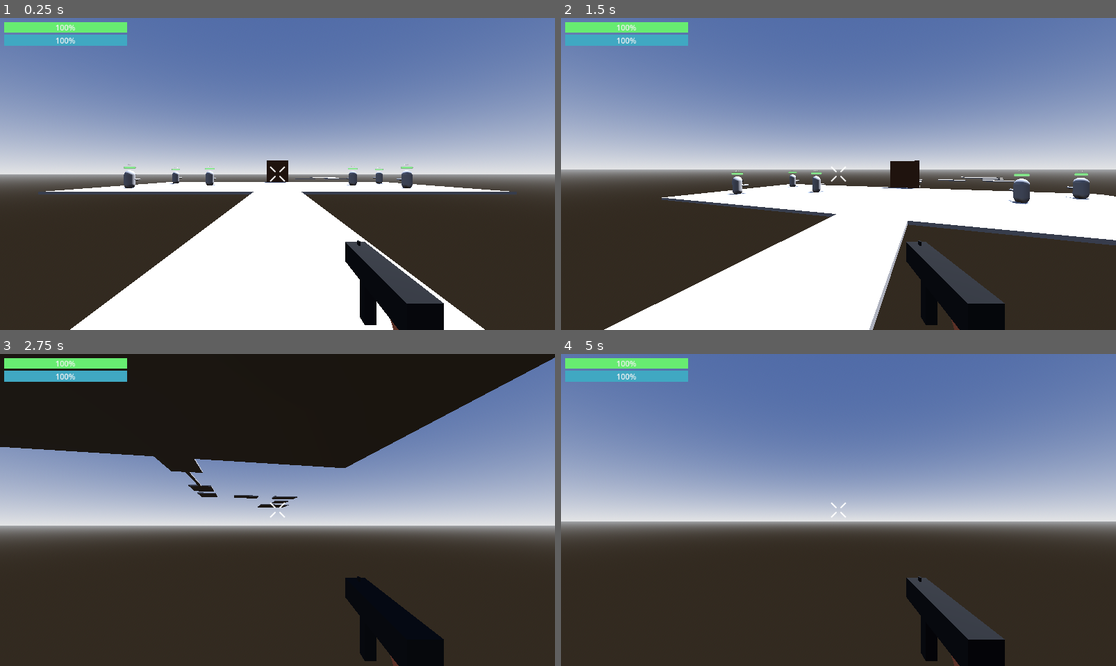
Above: before the commit, frames 1-4 (two rows, left to right).
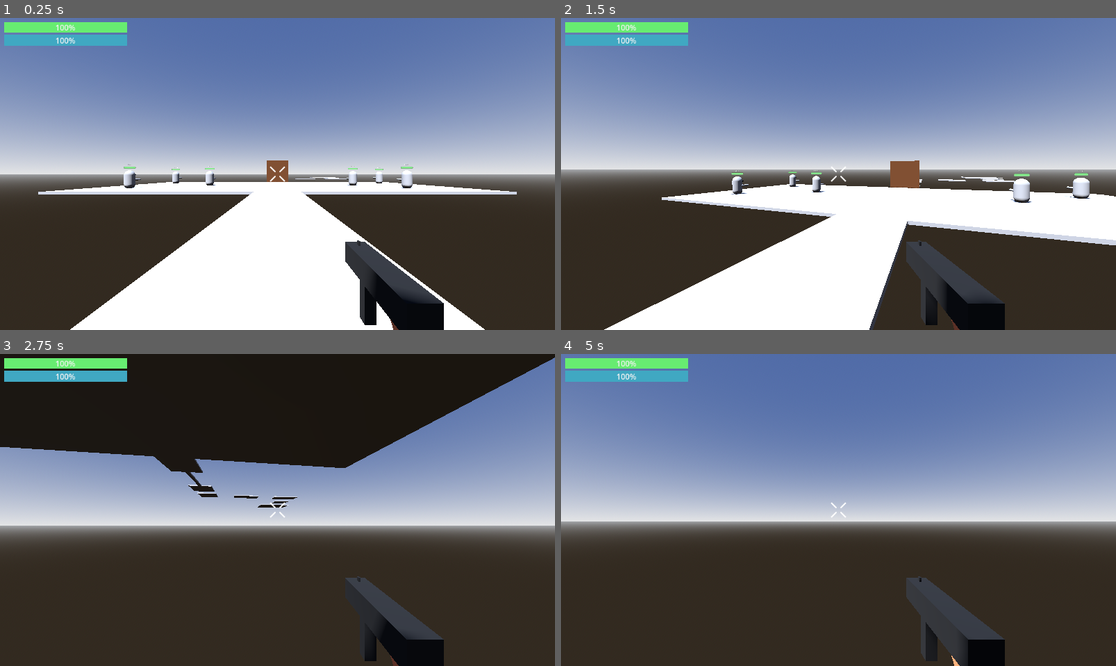
Above: after the commit, the same moments.

Repository: jonathaneeckhout/helpmegetout
Game: Godot game, scene res://scenes/main/main.tscn
Same seed, same stepped clock (60 frames per second), same inputs: the game is played once before the commit and once after it.
Inputs (mouse positions are in pixels of both pictures, inside the frame that each line leads up to):
- Up to frame 1 (0.25 s): no input
- Up to frame 2 (1.5 s): tap Enter at 0.5 s; move the mouse to (866, 174) at 0.52 s; hold W (move_up) from 0.53 s (still down); click (866, 174) at 0.6 s; tap Space (jump) at 0.77 s; move the mouse to (810, 174) at 1.27 s; click (810, 174) at 1.35 s
- Up to frame 3 (2.75 s): keep holding W (move_up); tap Space (jump) at 1.52 s; move the mouse to (288, 503) at 2.02 s; click (288, 503) at 2.1 s
- Up to frame 4 (5 s): keep holding W (move_up); move the mouse to (832, 516) at 2.77 s; click (832, 516) at 2.85 s; tap Space (jump) at 3.02, 3.77, 4.52 s; move the mouse to (877, 513) at 3.52 s; click (877, 513) at 3.6 s; move the mouse to (794, 506) at 4.27 s; click (794, 506) at 4.35 s

The runs differ from the first frame. In frame 1, 1.9% of the frame differs, in the area x 6-94%, y 45-99%; in frame 2, 2.7%, in the area x 18-100%, y 45-100%; in frame 3, 1.7%; in frame 4, 1.1%.

Commit message:
add navmesh

Diff:
--- a/scenes/maps/cellar/cellar.tscn
+++ b/scenes/maps/cellar/cellar.tscn
@@ -17,6 +17,8 @@
 sky = SubResource("Sky_majsj")
 
 [sub_resource type="NavigationMesh" id="NavigationMesh_74s50"]
+vertices = PackedVector3Array(15.5, 0.4, -93.5, 15.5, 0.4, -84.5, 24.5, 0.4, -84.5, 24.5, 0.4, -93.5, 18.5, 0.4, -78.5, 18.5, 0.4, -73.5, 21.5, 0.4, -73.5, 21.5, 0.4, -78.5, -1.5, 0.4, -67.5, -1.5, 0.4, -62.5, 1.5, 0.4, -62.5, 1.5, 0.4, -67.5, 6.5, 0.4, -67.5, 6.5, 0.4, -64.5, 11.5, 0.4, -64.5, 11.5, 0.4, -67.5, 16.5, 0.4, -67.5, 16.5, 0.4, -64.5, 21.5, 0.4, -64.5, 21.5, 0.4, -67.5, -1.5, 0.4, -58.5, -1.5, 0.4, -53.5, 1.5, 0.4, -53.5, 1.5, 0.4, -58.5, -1.5, 0.4, -42.5, -1.5, 0.4, -37.75, 1.5, 0.4, -37.75, 1.5, 0.4, -42.5, -3.25, 0.4, -17.5, -2.75, 0.4, -36.5, -19.5, 0.4, -36.5, -19.5, 0.4, -17.5, -1.5, 0.4, -17.25, -1.5, 0.4, -15.25, 1.5, 0.4, -15.25, 1.5, 0.4, -17.25, -3.25, 0.4, -17.5, -1.5, 0.4, -17.25, 1.5, 0.4, -17.25, 3.25, 0.4, -17.5, 2.25, 0.4, -36.25, -2.75, 0.4, -36.5, 3.25, 0.4, -17.5, 19.5, 0.4, -17.5, 19.5, 0.4, -36.5, 2.25, 0.4, -36.25, 1.5, 0.4, -15.25, -1.5, 0.4, -15.25, -1.5, 0.4, 2.5, 1.5, 0.4, 2.5)
+polygons = [PackedInt32Array(3, 2, 0), PackedInt32Array(0, 2, 1), PackedInt32Array(7, 6, 4), PackedInt32Array(4, 6, 5), PackedInt32Array(11, 10, 8), PackedInt32Array(8, 10, 9), PackedInt32Array(15, 14, 12), PackedInt32Array(12, 14, 13), PackedInt32Array(19, 18, 16), PackedInt32Array(16, 18, 17), PackedInt32Array(23, 22, 20), PackedInt32Array(20, 22, 21), PackedInt32Array(27, 26, 24), PackedInt32Array(24, 26, 25), PackedInt32Array(31, 30, 28), PackedInt32Array(28, 30, 29), PackedInt32Array(35, 34, 32), PackedInt32Array(32, 34, 33), PackedInt32Array(37, 36, 38), PackedInt32Array(38, 36, 39), PackedInt32Array(39, 36, 40), PackedInt32Array(40, 36, 41), PackedInt32Array(43, 42, 44), PackedInt32Array(44, 42, 45), PackedInt32Array(49, 48, 46), PackedInt32Array(46, 48, 47)]
 
 [sub_resource type="BoxMesh" id="BoxMesh_31fes"]
 size = Vector3(4, 0.2, 20)
@@ -52,7 +54,7 @@
 script = ExtResource("1_wf1ie")
 
 [node name="DirectionalLight3D" type="DirectionalLight3D" parent="."]
-transform = Transform3D(-0.866025, -0.433013, 0.25, 0, 0.5, 0.866025, -0.5, 0.75, -0.433013, 0, 0, 0)
+transform = Transform3D(0.866025, 0.433013, -0.25, 0, 0.5, 0.866025, 0.5, -0.75, 0.433013, 0, 0, 0)
 light_energy = 2.5
 shadow_enabled = true
 
